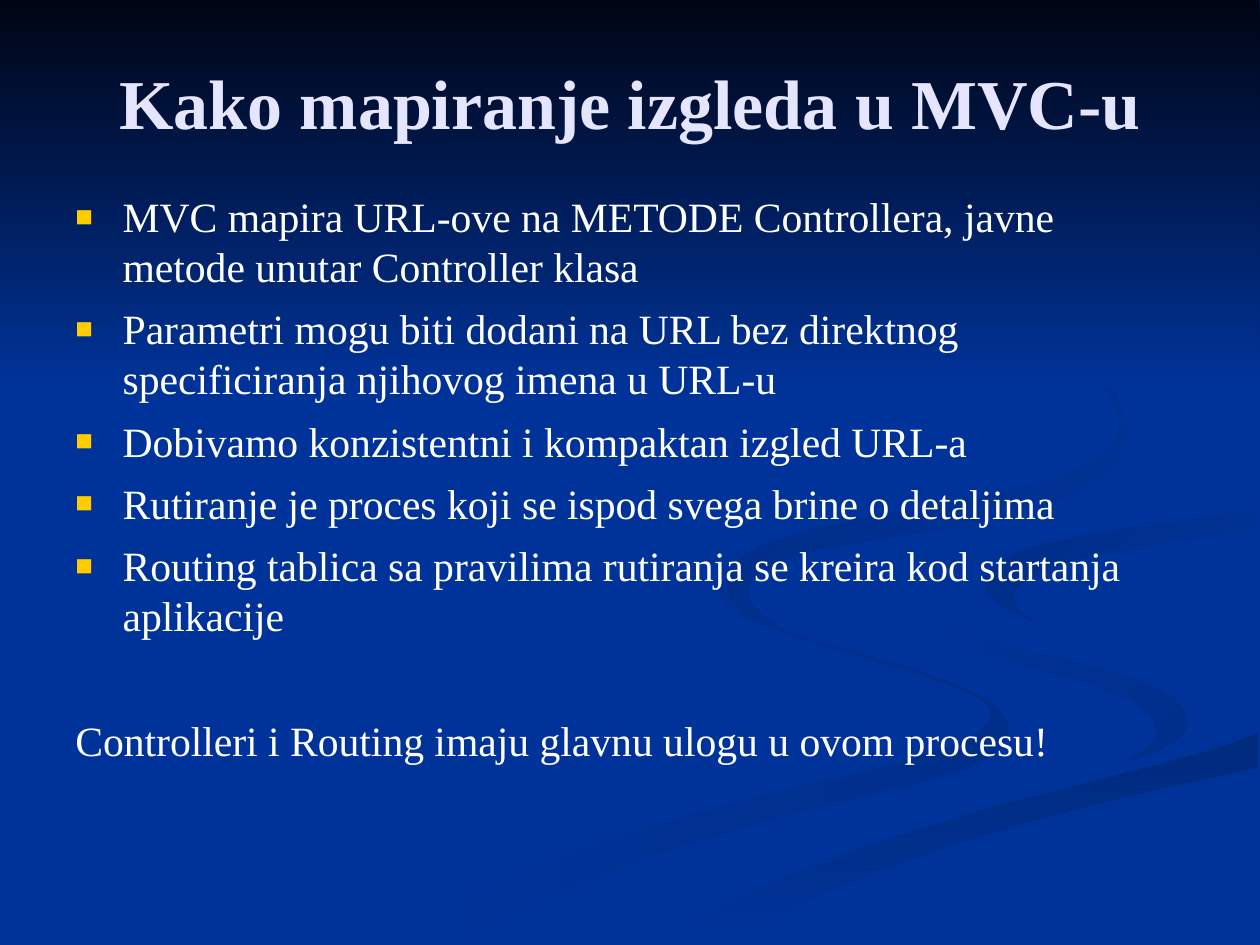
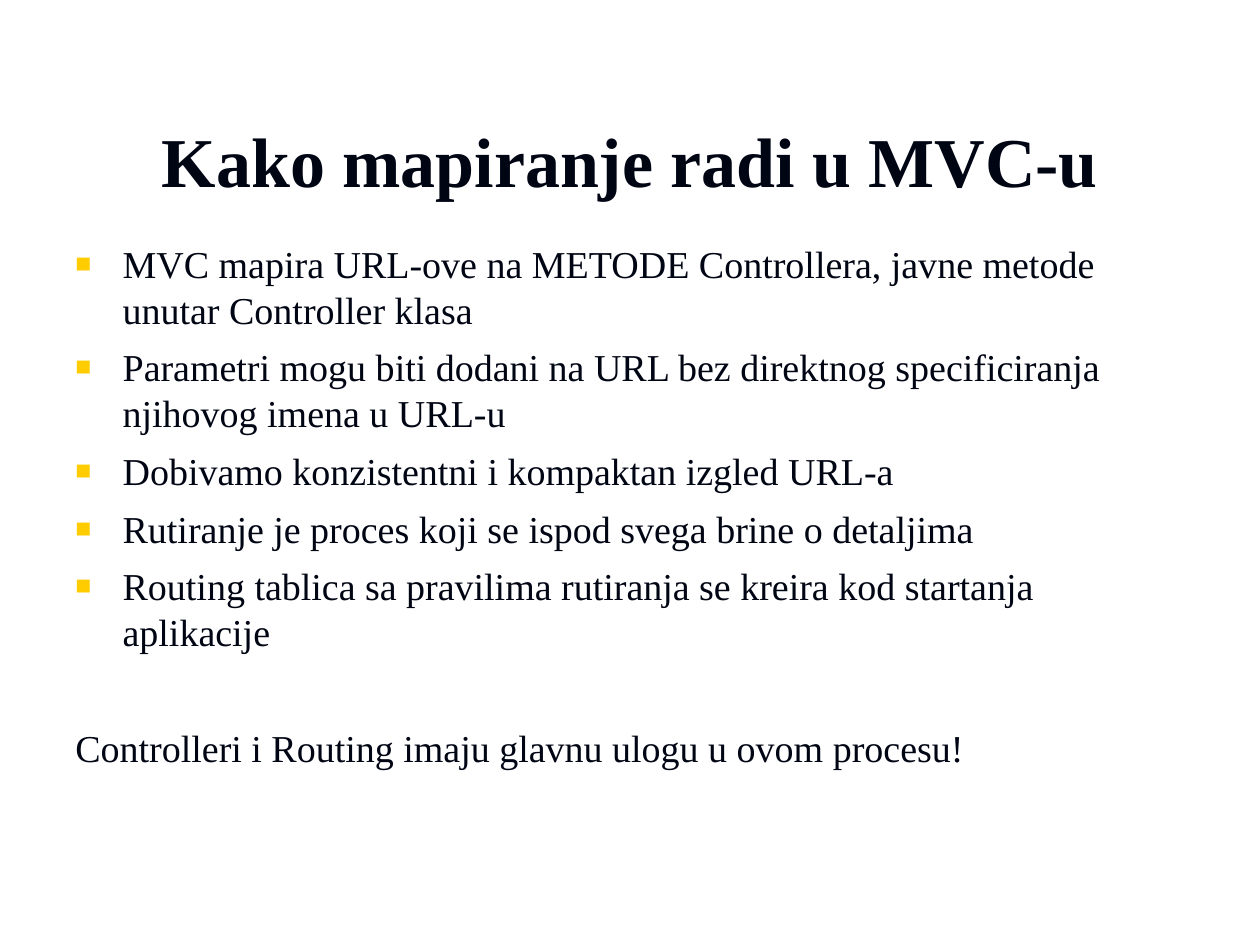
Before and after one commit to vzdesic/PZI, a slide deck: slide 3 of PPTs/05 MVC controlleri.ppt. Drawn at 1260x945 pixels with LibreOffice and Linux fonts; fonts in the diff are those of the drawing; background and template pictures are left out. Boxes give left, top, right and bottom in pixels: in the first picture for what was removed or moved away, otherwise in the second. Text is boxed around its words. In the diff, an @@ line names an element or a change of style, - is before the commit and + after.

```diff
--- a/PPTs/05 MVC controlleri.ppt
+++ b/PPTs/05 MVC controlleri.ppt
@@ background #003399 to picture (left out) @@
@@ group removed at box(0, 0, 1260, 944): 7 freeform shapes @@
@@ title at box(162, 138, 1098, 201): text changed; text colour #E5E5FF to #000514 @@
-Kako mapiranje izgleda u MVC-u
+Kako mapiranje radi u MVC-u
@@ text "MVC mapira URL-ove na METODE ...": place and size @@
-text "MVC mapira URL-ove na METODE ..." at box(75, 203, 1120, 764)
+text "MVC mapira URL-ove na METODE ..." at box(75, 251, 1099, 769)
@@ text "MVC mapira URL-ove na METODE ..." at box(75, 251, 1099, 769): size 23.8 to 21.7 pt, text colour #FFFFFF to #000514 @@
```
Also in this commit, not shown: 5 other slides changed, 12 other files.
